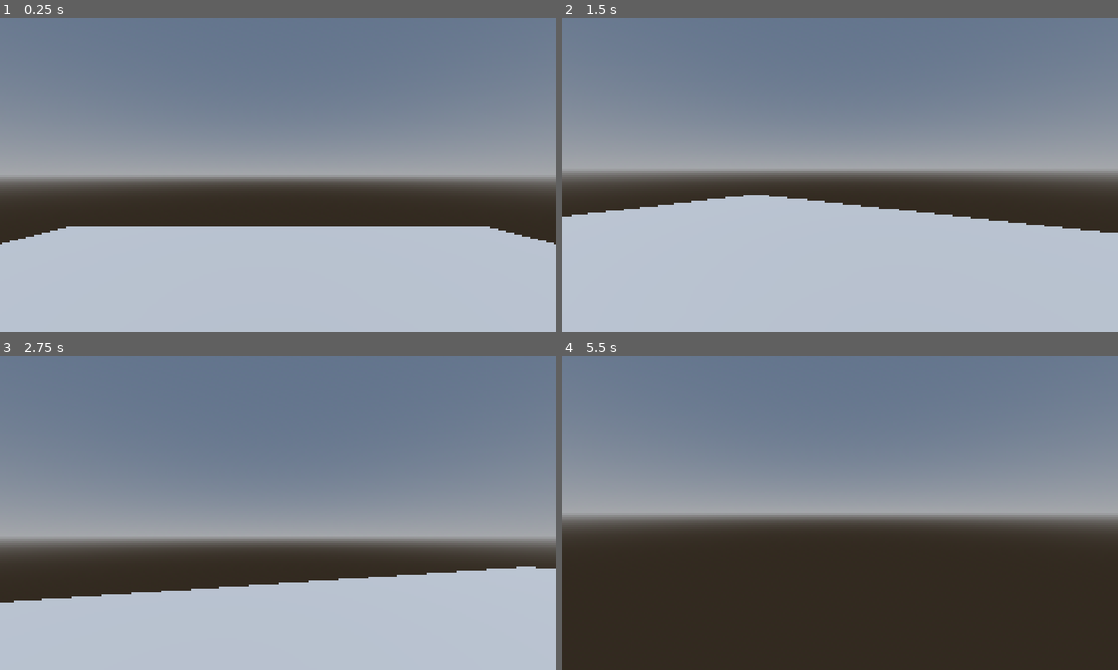
Above: before the commit, frames 1-4 (two rows, left to right).
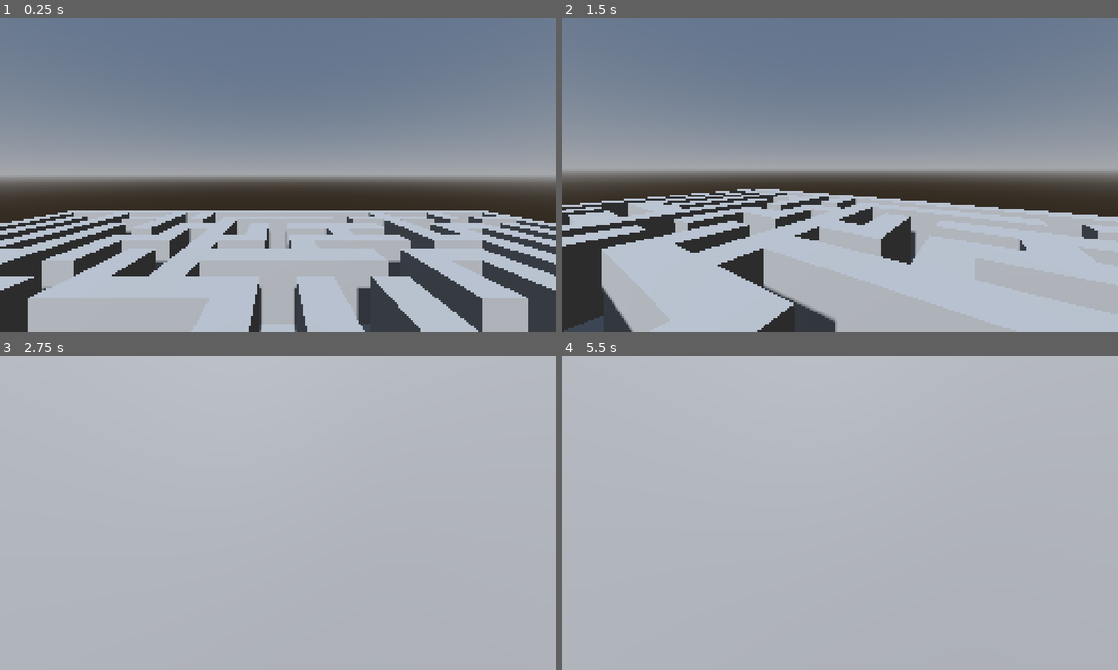
Above: after the commit, the same moments.

Repository: frenchcast1234/dont-look
Game: Godot game, scene res://src/game/game.tscn
The game is run twice, just before and just after one commit, with the same random seed, the same clock (stepped at 60 frames per second) and the same inputs.
Inputs (mouse positions are in pixels of both pictures, inside the frame that each line leads up to):
- Up to frame 1 (0.25 s): no input
- Up to frame 2 (1.5 s): tap Enter at 0.5 s; move the mouse to (867, 175) at 0.52 s; hold W (forward) from 0.53 s (still down); tap Space (jump) at 0.77 s; move the mouse to (812, 175) at 1.27 s
- Up to frame 3 (2.75 s): keep holding W (forward); tap Space (jump) at 1.52 s; move the mouse to (289, 506) at 2.02 s
- Up to frame 4 (5.5 s): keep holding W (forward); move the mouse to (834, 519) at 2.77 s; tap Space (jump) at 3.02, 3.77, 4.52 s; move the mouse to (878, 516) at 3.52 s; move the mouse to (795, 509) at 4.27 s; move the mouse to (845, 513) at 5.02 s

The runs differ from the first frame. In frame 1, 13% of the frame differs, in the area x 0-100%, y 61-100%; in frame 2, 10%; in frame 3, 69%; in frame 4, 96%, in the area x 0-100%, y 0-100%.

Commit message:
Add walls

Diff:
--- a/src/game/game.gd
+++ b/src/game/game.gd
@@ -1,4 +1,7 @@
 extends Node3D
+
+@export var grid_size: int = 30
+@export var wall_scene: PackedScene
 
 func generate_grid(size: int) -> Array:
 	var grid := []
@@ -50,4 +53,15 @@
 	return grid
 
 func _ready() -> void:
-	var grid := generate_grid(10)
+	var grid := generate_grid(grid_size)
+	for i in range(grid_size * 2 + 1):
+		for j in range(grid_size * 2 + 1):
+			if grid[i][j] != -1:
+				continue
+			var wall: StaticBody3D = wall_scene.instantiate()
+			wall.position = Vector3(
+				i - grid_size,
+				1.5,
+				j - grid_size
+			)
+			$Walls.add_child(wall)
--- a/src/game/game.tscn
+++ b/src/game/game.tscn
@@ -1,6 +1,7 @@
 [gd_scene format=3 uid="uid://dev1px1upwh0p"]
 
 [ext_resource type="Script" uid="uid://dt4oq58gly56u" path="res://src/game/game.gd" id="1_qnjlk"]
+[ext_resource type="PackedScene" uid="uid://cdcx266qq3g4k" path="res://src/game/wall.tscn" id="2_kgj8g"]
 [ext_resource type="Script" uid="uid://b7vo03ppvyatm" path="res://src/game/player.gd" id="2_s6lek"]
 
 [sub_resource type="ProceduralSkyMaterial" id="ProceduralSkyMaterial_7grgb"]
@@ -13,7 +14,7 @@
 sky = SubResource("Sky_xxpmf")
 
 [sub_resource type="BoxShape3D" id="BoxShape3D_2wf1j"]
-size = Vector3(30, 1, 30)
+size = Vector3(31, 1, 31)
 
 [sub_resource type="CapsuleShape3D" id="CapsuleShape3D_xxpmf"]
 radius = 0.3
@@ -25,6 +26,8 @@
 
 [node name="Game" type="Node3D" unique_id=1433563188]
 script = ExtResource("1_qnjlk")
+grid_size = 15
+wall_scene = ExtResource("2_kgj8g")
 
 [node name="WorldEnvironment" type="WorldEnvironment" parent="." unique_id=1123099634]
 environment = SubResource("Environment_2wf1j")
@@ -32,13 +35,13 @@
 [node name="Ground" type="StaticBody3D" parent="." unique_id=875011244]
 
 [node name="CSGBox3D" type="CSGBox3D" parent="Ground" unique_id=1619211704]
-size = Vector3(30, 1, 30)
+size = Vector3(31, 1, 31)
 
 [node name="CollisionShape3D" type="CollisionShape3D" parent="Ground" unique_id=492991978]
 shape = SubResource("BoxShape3D_2wf1j")
 
 [node name="Player" type="CharacterBody3D" parent="." unique_id=1055311836]
-transform = Transform3D(1, 0, 0, 0, 1, 0, 0, 0, 1, 0, 4, 0)
+transform = Transform3D(1, 0, 0, 0, 1, 0, 0, 0, 1, 0, 5, 0)
 script = ExtResource("2_s6lek")
 
 [node name="CollisionShape3D" type="CollisionShape3D" parent="Player" unique_id=1601802118]
@@ -56,3 +59,5 @@
 [node name="SunLight" type="DirectionalLight3D" parent="." unique_id=1033124553]
 transform = Transform3D(1, 0, 0, 0, 0.7071068, 0.7071068, 0, -0.7071068, 0.7071068, 0, 32, 32)
 shadow_enabled = true
+
+[node name="Walls" type="Node3D" parent="." unique_id=581190974]
--- a/src/game/wall.tscn
+++ b/src/game/wall.tscn
@@ -2,9 +2,10 @@
 
 [sub_resource type="BoxShape3D" id="BoxShape3D_2wf1j"]
 
-[node name="Wall" type="Node3D" unique_id=408611316]
+[node name="Wall" type="StaticBody3D" unique_id=574346183]
 
 [node name="CSGBox3D" type="CSGBox3D" parent="." unique_id=357478703]
+size = Vector3(1, 2, 1)
 
 [node name="CollisionShape3D" type="CollisionShape3D" parent="." unique_id=1744549886]
 shape = SubResource("BoxShape3D_2wf1j")
